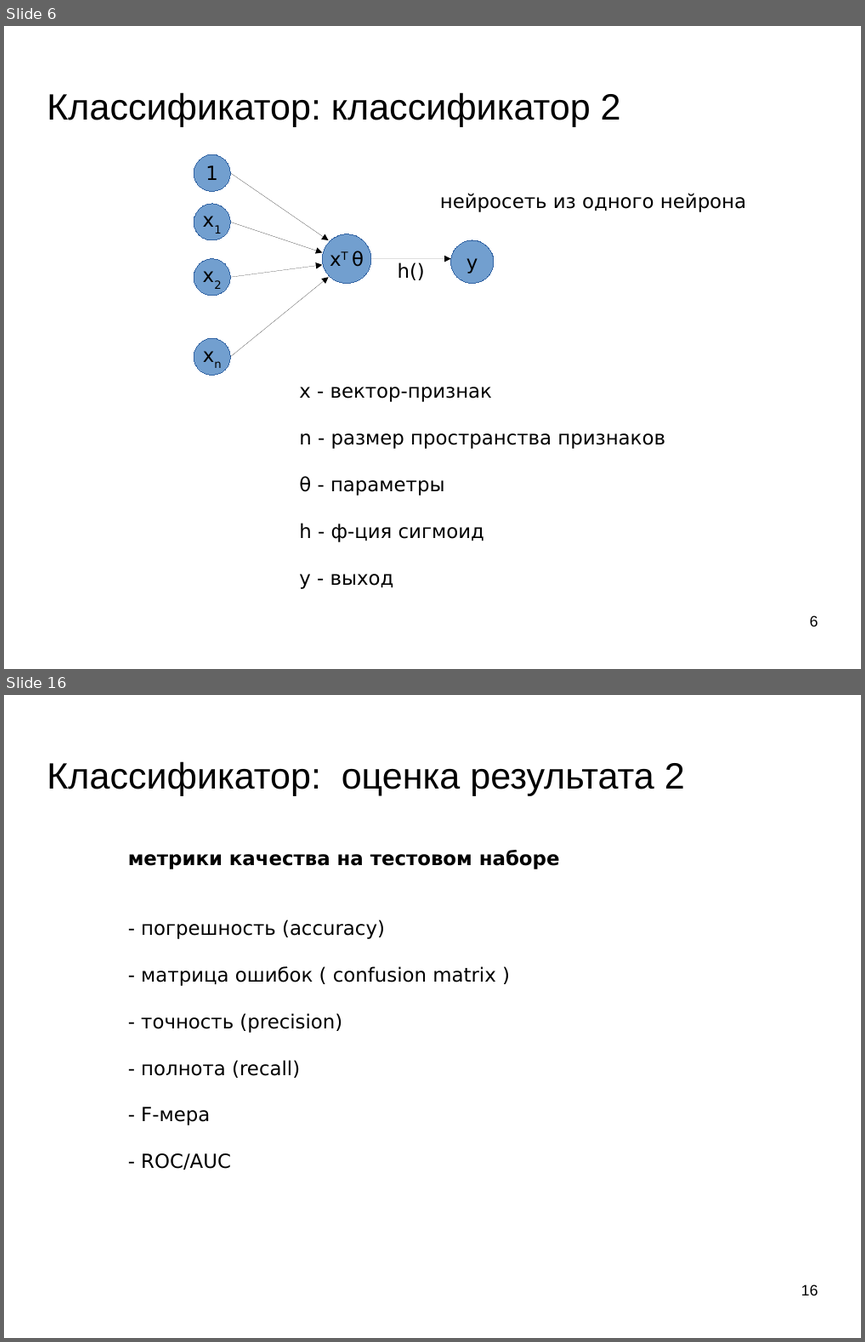
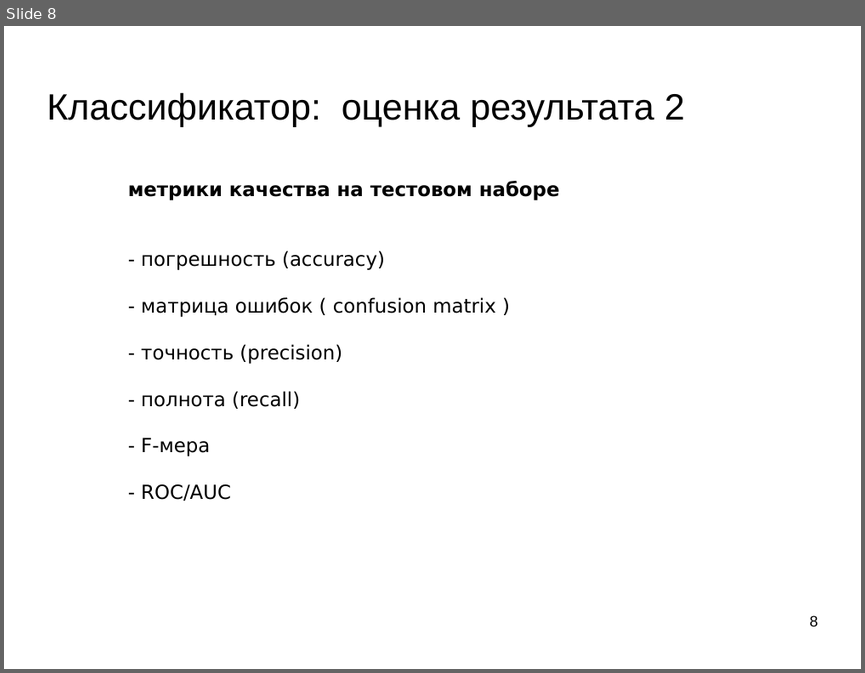
Before and after one commit to mechanoid5/ml_lectorium_legacy, a slide deck: 07-roc-auc.odp. Shown one above the other, each under a label of ours: slides 6 and 16 before the commit, slide 8 after it; the slides between them are not shown. The pictures are 865x1342 and 865x673 pixels, drawn with LibreOffice and Linux fonts; fonts in the diff are those of the drawing; background and template pictures are left out. Boxes give left, top, right and bottom in pixels: in the first picture for what was removed or moved away, otherwise in the second. Text is boxed around its words. In the diff, an @@ line names an element or a change of style, - is before the commit and + after.

```diff
--- a/07-roc-auc.odp
+++ b/07-roc-auc.odp
@@ slide 6 removed at box(4, 26, 861, 669), background picture (left out) @@
@@ title removed at box(46, 92, 621, 126) @@
-Классификатор: классификатор 2
@@ ellipse removed at box(194, 154, 230, 191) @@
-1
@@ arrow removed from (230, 173) to (328, 240) @@
@@ ellipse removed at box(194, 204, 230, 240) @@
-x1
@@ text removed at box(440, 193, 746, 212) @@
-нейросеть из одного нейрона
@@ arrow removed from (230, 222) to (322, 252) @@
@@ ellipse removed at box(322, 234, 371, 284) @@
-xT θ
@@ ellipse removed at box(451, 240, 494, 284) @@
-y
@@ ellipse removed at box(194, 258, 230, 295) @@
-x2
@@ arrow removed from (230, 277) to (322, 265) @@
@@ arrow removed from (230, 357) to (328, 277) @@
@@ line removed at box(371, 258, 450, 258) @@
-h()
@@ ellipse removed at box(194, 339, 230, 375) @@
-xn
@@ text removed at box(299, 386, 665, 589) @@
-x - вектор-признак
-n - размер пространства признаков
-θ - параметры
-h - ф-ция сигмоид
-y - выход
@@ page number removed at box(810, 615, 818, 626) @@
-6
@@ what was slide 16 is now slide 8 @@
@@ page number at box(810, 615, 818, 626): text changed @@
-16
+8
```
Also in this commit, not shown: 12 slides changed, 1 slide added, 8 other slides removed.
